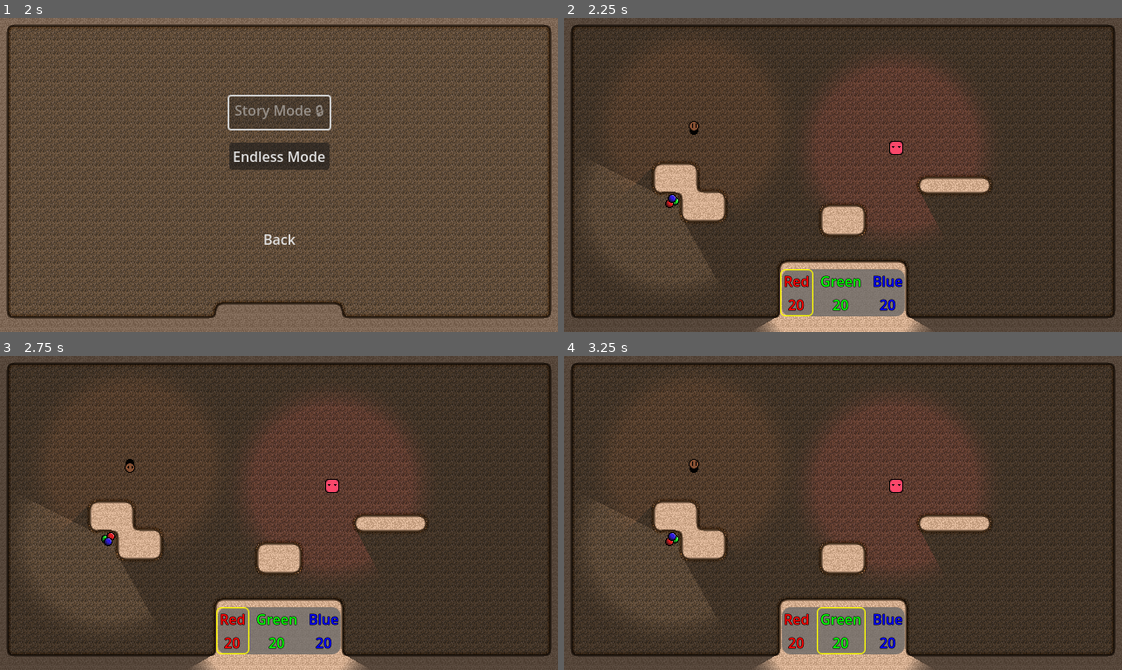
Above: before the commit, frames 1-4 (two rows, left to right).
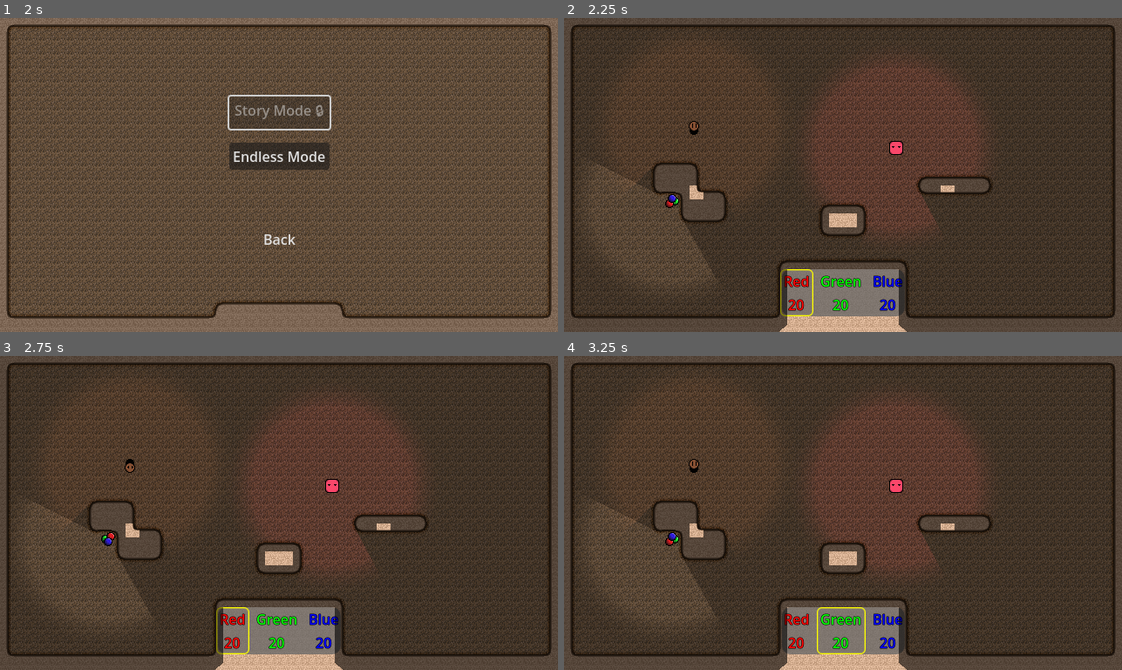
Above: after the commit, the same moments.

Repository: Degenerate-Games/shadows-below
Game: Godot game, scene res://scenes/menus/main_menu.tscn
Same seed, same stepped clock (60 frames per second), same inputs: the game is played once before the commit and once after it.
Inputs:
- Up to frame 1 (2 s): click "Start" at 0.5 s; click "Start" at 1.25 s
- Up to frame 2 (2.25 s): click "Endless Mode" at 2 s
- Up to frame 3 (2.75 s): no input
- Up to frame 4 (3.25 s): hold L (mixing_ui_right) from 2.78 s (still down)

Frame 1 is identical in both runs. In frame 2, 4.0% of the frame differs, in the area x 15-77%, y 46-100%; in frame 3, 4.0%; in frame 4, 4.0%.

Commit message:
Add occlusion polygons to tileset

Diff:
--- a/assets/levels/dirt/dirt_tileset.tres
+++ b/assets/levels/dirt/dirt_tileset.tres
@@ -10,18 +10,69 @@
 
 [sub_resource type="TileMapPattern" id="TileMapPattern_cina8"]
 tile_data = PackedInt32Array(0, 0, 0, 65536, 0, 2, 1, 65536, 0, 65537, 65536, 2, 2, 65536, 0, 65538, 65536, 2, 3, 65536, 0, 65539, 65536, 2, 4, 65536, 0, 65540, 65536, 2, 5, 131072, 0, 65541, 131072, 2)
+
+[sub_resource type="OccluderPolygon2D" id="OccluderPolygon2D_5rtvh"]
+polygon = PackedVector2Array(8, -2, 3, -1, 1, 1, -1, 4, -2, 8, 8, 8)
+
+[sub_resource type="OccluderPolygon2D" id="OccluderPolygon2D_rgjkn"]
+polygon = PackedVector2Array(-1, -8, 8, -8, 8, 8, -1, 8)
+
+[sub_resource type="OccluderPolygon2D" id="OccluderPolygon2D_3oued"]
+polygon = PackedVector2Array(-1, -8, 1, -1, 8, 2, 8, -8)
+
+[sub_resource type="OccluderPolygon2D" id="OccluderPolygon2D_1vhti"]
+polygon = PackedVector2Array(8, 1, 4, 1, 3, 2, 2, 3, 1, 4, 1, 8, -8, 8, -8, -8, 8, -8)
+
+[sub_resource type="OccluderPolygon2D" id="OccluderPolygon2D_df7mn"]
+polygon = PackedVector2Array(1, -8, -8, -8, -8, 8, 1, 8)
+
+[sub_resource type="OccluderPolygon2D" id="OccluderPolygon2D_xyikw"]
+polygon = PackedVector2Array(0, -8, 1, -8, 1, -3, 2, -2, 3, -1, 8, -1, 8, 8, -8, 8, -8, -8)
+
+[sub_resource type="OccluderPolygon2D" id="OccluderPolygon2D_vqd4s"]
+polygon = PackedVector2Array(8, -1, -8, -1, -8, 8, 8, 8)
+
+[sub_resource type="OccluderPolygon2D" id="OccluderPolygon2D_k8d7y"]
+polygon = PackedVector2Array(-8, 0, 8, 0, 8, -8, -8, -8)
+
+[sub_resource type="OccluderPolygon2D" id="OccluderPolygon2D_7p378"]
+polygon = PackedVector2Array(-8, 0, -8, -8, 8, -8, 8, 0)
+
+[sub_resource type="OccluderPolygon2D" id="OccluderPolygon2D_wie32"]
+polygon = PackedVector2Array(-8, -1, -8, 8, 8, 8, 8, -1)
+
+[sub_resource type="OccluderPolygon2D" id="OccluderPolygon2D_wdjp3"]
+polygon = PackedVector2Array(-8, -2, -1, 1, 2, 8, -8, 8)
+
+[sub_resource type="OccluderPolygon2D" id="OccluderPolygon2D_mbocb"]
+polygon = PackedVector2Array(0, -8, 0, 8, -8, 8, -8, -8)
+
+[sub_resource type="OccluderPolygon2D" id="OccluderPolygon2D_hsh64"]
+polygon = PackedVector2Array(-8, 1, -1, -1, 1, -8, -8, -8)
+
+[sub_resource type="OccluderPolygon2D" id="OccluderPolygon2D_gilww"]
+polygon = PackedVector2Array(-8, 1, -4, 1, -2, 2, -1, 4, -1, 8, 8, 8, 8, -8, -8, -8, -8, -3)
+
+[sub_resource type="OccluderPolygon2D" id="OccluderPolygon2D_kyvgg"]
+polygon = PackedVector2Array(-1, -8, -1, 8, 8, 8, 8, -8)
+
+[sub_resource type="OccluderPolygon2D" id="OccluderPolygon2D_dng1u"]
+polygon = PackedVector2Array(-8, -1, -3, -1, -2, -2, -1, -3, -1, -8, 8, -8, 8, 8, -8, 8)
 
 [sub_resource type="TileSetAtlasSource" id="TileSetAtlasSource_03nk4"]
 texture = ExtResource("1_lpe33")
 0:0/0 = 0
+0:0/0/occlusion_layer_0/polygon = SubResource("OccluderPolygon2D_5rtvh")
 0:0/0/physics_layer_0/linear_velocity = Vector2(0, 0)
 0:0/0/physics_layer_0/angular_velocity = 0.0
 0:0/0/physics_layer_0/polygon_0/points = PackedVector2Array(4, -4, -4, 4, -4, 8, 8, 8, 8, -4)
 1:0/0 = 0
+1:0/0/occlusion_layer_0/polygon = SubResource("OccluderPolygon2D_vqd4s")
 1:0/0/physics_layer_0/linear_velocity = Vector2(0, 0)
 1:0/0/physics_layer_0/angular_velocity = 0.0
 1:0/0/physics_layer_0/polygon_0/points = PackedVector2Array(0, -4, -8, -4, -8, 8, 8, 8, 8, -4)
 2:0/0 = 0
+2:0/0/occlusion_layer_0/polygon = SubResource("OccluderPolygon2D_wdjp3")
 2:0/0/physics_layer_0/linear_velocity = Vector2(0, 0)
 2:0/0/physics_layer_0/angular_velocity = 0.0
 2:0/0/physics_layer_0/polygon_0/points = PackedVector2Array(-4, -4, -8, -4, -8, 8, 4, 8, 4, 4)
@@ -45,6 +96,7 @@
 7:0/0/physics_layer_0/angular_velocity = 0.0
 7:0/0/physics_layer_0/polygon_0/points = PackedVector2Array(4, -4, -4, -4, -4, 4, 4, 4)
 0:1/0 = 0
+0:1/0/occlusion_layer_0/polygon = SubResource("OccluderPolygon2D_rgjkn")
 0:1/0/physics_layer_0/linear_velocity = Vector2(0, 0)
 0:1/0/physics_layer_0/angular_velocity = 0.0
 0:1/0/physics_layer_0/polygon_0/points = PackedVector2Array(-4, -8, -4, 8, 4, 8, 8, 8, 8, -8)
@@ -53,6 +105,7 @@
 1:1/0/physics_layer_0/angular_velocity = 0.0
 1:1/0/physics_layer_0/polygon_0/points = PackedVector2Array(-8, -8, -8, 8, 8, 8, 8, -8)
 2:1/0 = 0
+2:1/0/occlusion_layer_0/polygon = SubResource("OccluderPolygon2D_mbocb")
 2:1/0/physics_layer_0/linear_velocity = Vector2(0, 0)
 2:1/0/physics_layer_0/angular_velocity = 0.0
 2:1/0/physics_layer_0/polygon_0/points = PackedVector2Array(-8, -8, -8, 8, 4, 8, 4, 4, 4, -8)
@@ -75,14 +128,17 @@
 7:1/0/physics_layer_0/linear_velocity = Vector2(0, 0)
 7:1/0/physics_layer_0/angular_velocity = 0.0
 0:2/0 = 0
+0:2/0/occlusion_layer_0/polygon = SubResource("OccluderPolygon2D_3oued")
 0:2/0/physics_layer_0/linear_velocity = Vector2(0, 0)
 0:2/0/physics_layer_0/angular_velocity = 0.0
 0:2/0/physics_layer_0/polygon_0/points = PackedVector2Array(-4, -8, -4, -4, 4, 4, 8, 4, 8, -8)
 1:2/0 = 0
+1:2/0/occlusion_layer_0/polygon = SubResource("OccluderPolygon2D_k8d7y")
 1:2/0/physics_layer_0/linear_velocity = Vector2(0, 0)
 1:2/0/physics_layer_0/angular_velocity = 0.0
 1:2/0/physics_layer_0/polygon_0/points = PackedVector2Array(-8, -8, -8, 4, 0, 4, 8, 4, 8, -8)
 2:2/0 = 0
+2:2/0/occlusion_layer_0/polygon = SubResource("OccluderPolygon2D_hsh64")
 2:2/0/physics_layer_0/linear_velocity = Vector2(0, 0)
 2:2/0/physics_layer_0/angular_velocity = 0.0
 2:2/0/physics_layer_0/polygon_0/points = PackedVector2Array(-8, -8, -8, 4, -4, 4, 4, -4, 4, -8)
@@ -105,14 +161,17 @@
 7:2/0/physics_layer_0/linear_velocity = Vector2(0, 0)
 7:2/0/physics_layer_0/angular_velocity = 0.0
 0:3/0 = 0
+0:3/0/occlusion_layer_0/polygon = SubResource("OccluderPolygon2D_1vhti")
 0:3/0/physics_layer_0/linear_velocity = Vector2(0, 0)
 0:3/0/physics_layer_0/angular_velocity = 0.0
 0:3/0/physics_layer_0/polygon_0/points = PackedVector2Array(-8, -8, -8, 8, 4, 8, 8, 4, 8, -8)
 1:3/0 = 0
+1:3/0/occlusion_layer_0/polygon = SubResource("OccluderPolygon2D_7p378")
 1:3/0/physics_layer_0/linear_velocity = Vector2(0, 0)
 1:3/0/physics_layer_0/angular_velocity = 0.0
 1:3/0/physics_layer_0/polygon_0/points = PackedVector2Array(-8, -8, -8, 4, 8, 4, 8, -8)
 2:3/0 = 0
+2:3/0/occlusion_layer_0/polygon = SubResource("OccluderPolygon2D_gilww")
 2:3/0/physics_layer_0/linear_velocity = Vector2(0, 0)
 2:3/0/physics_layer_0/angular_velocity = 0.0
 2:3/0/physics_layer_0/polygon_0/points = PackedVector2Array(-8, -8, -8, 4, -4, 8, 8, 8, 8, -8)
@@ -136,6 +195,7 @@
 7:3/0/physics_layer_0/angular_velocity = 0.0
 7:3/0/physics_layer_0/polygon_0/points = PackedVector2Array(4, -4, -8, -4, -8, 4, 4, 4)
 0:4/0 = 0
+0:4/0/occlusion_layer_0/polygon = SubResource("OccluderPolygon2D_df7mn")
 0:4/0/physics_layer_0/linear_velocity = Vector2(0, 0)
 0:4/0/physics_layer_0/angular_velocity = 0.0
 0:4/0/physics_layer_0/polygon_0/points = PackedVector2Array(-8, -8, -8, 8, 4, 8, 4, -8)
@@ -143,6 +203,7 @@
 1:4/0/physics_layer_0/linear_velocity = Vector2(0, 0)
 1:4/0/physics_layer_0/angular_velocity = 0.0
 2:4/0 = 0
+2:4/0/occlusion_layer_0/polygon = SubResource("OccluderPolygon2D_kyvgg")
 2:4/0/physics_layer_0/linear_velocity = Vector2(0, 0)
 2:4/0/physics_layer_0/angular_velocity = 0.0
 2:4/0/physics_layer_0/polygon_0/points = PackedVector2Array(-4, -8, -4, 8, 8, 8, 8, -8)
@@ -166,14 +227,17 @@
 7:4/0/physics_layer_0/angular_velocity = 0.0
 7:4/0/physics_layer_0/polygon_0/points = PackedVector2Array(-4, 8, -4, 4, -8, 4, -8, -4, -4, -4, -4, -8, 4, -8, 4, 8)
 0:5/0 = 0
+0:5/0/occlusion_layer_0/polygon = SubResource("OccluderPolygon2D_xyikw")
 0:5/0/physics_layer_0/linear_velocity = Vector2(0, 0)
 0:5/0/physics_layer_0/angular_velocity = 0.0
 0:5/0/physics_layer_0/polygon_0/points = PackedVector2Array(-8, -8, -8, 8, 8, 8, 8, -4, 4, -8)
 1:5/0 = 0
+1:5/0/occlusion_layer_0/polygon = SubResource("OccluderPolygon2D_wie32")
 1:5/0/physics_layer_0/linear_velocity = Vector2(0, 0)
 1:5/0/physics_layer_0/angular_velocity = 0.0
 1:5/0/physics_layer_0/polygon_0/points = PackedVector2Array(-8, -4, -8, 8, 8, 8, 8, -4)
 2:5/0 = 0
+2:5/0/occlusion_layer_0/polygon = SubResource("OccluderPolygon2D_dng1u")
 2:5/0/physics_layer_0/linear_velocity = Vector2(0, 0)
 2:5/0/physics_layer_0/angular_velocity = 0.0
 2:5/0/physics_layer_0/polygon_0/points = PackedVector2Array(-8, -4, -8, 8, 8, 8, 8, -8, -4, -8)
@@ -242,6 +306,8 @@
 7:7/0/physics_layer_0/angular_velocity = 0.0
 
 [resource]
+occlusion_layer_0/light_mask = 1
+occlusion_layer_0/sdf_collision = true
 physics_layer_0/collision_layer = 1
 sources/0 = SubResource("TileSetAtlasSource_03nk4")
 pattern_0 = SubResource("TileMapPattern_y6k0c")
Not shown: 1 places in assets/levels/dirt/dirt_tileset.tres that only renumber resources
